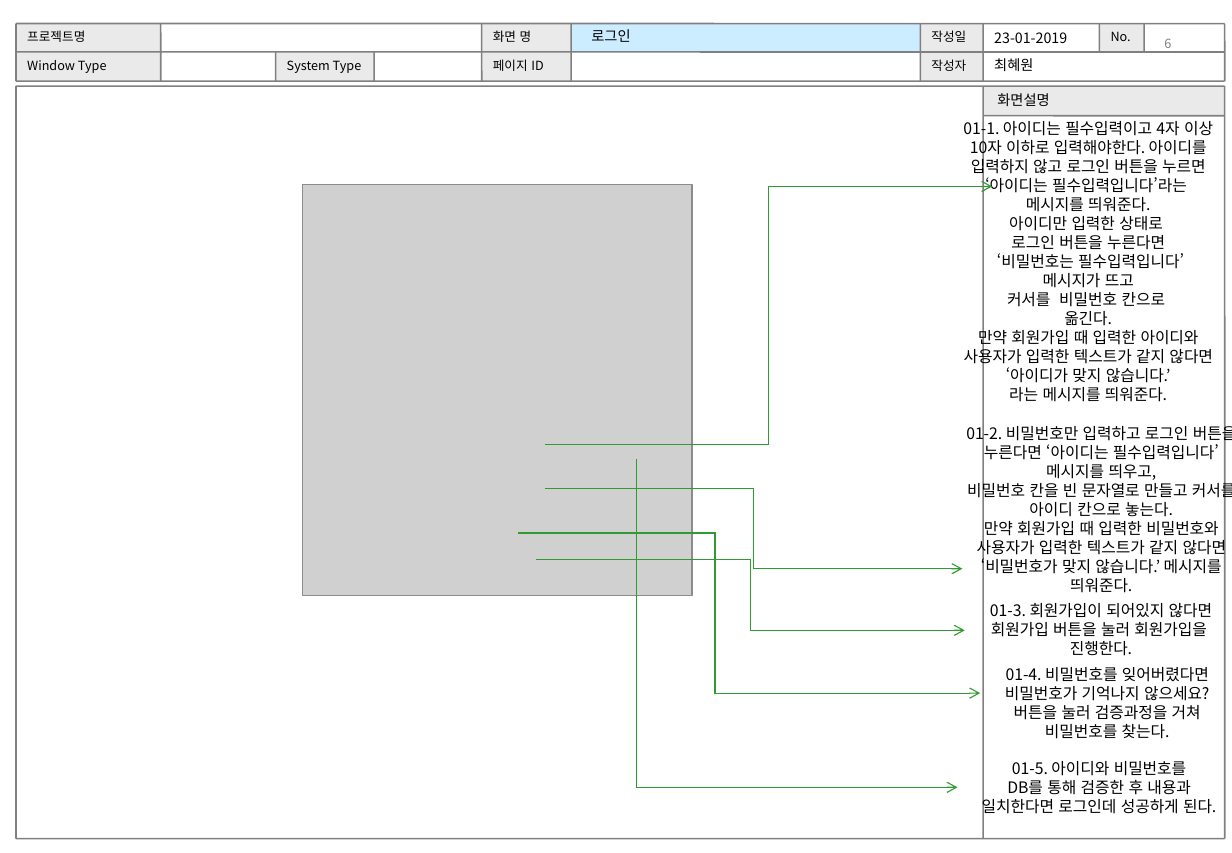
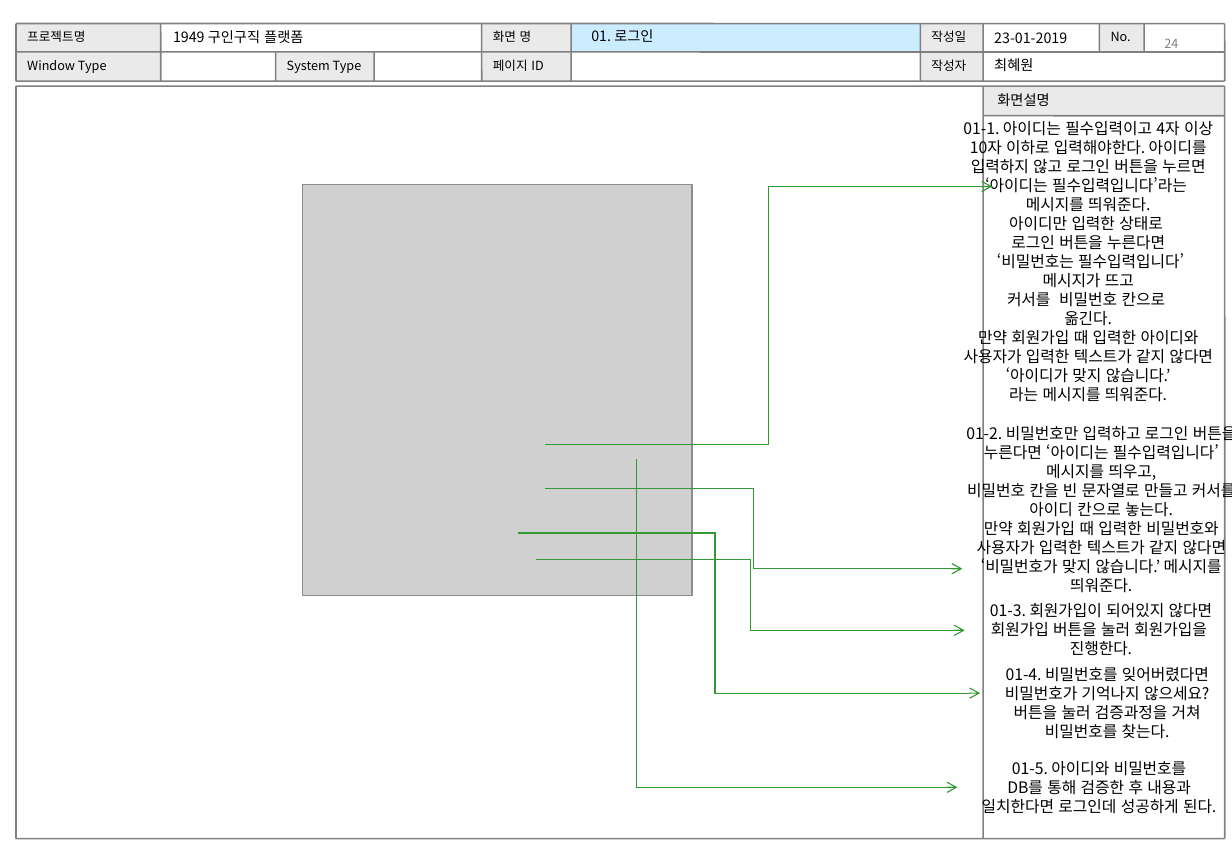
Before and after one commit to WABA82/1949, a slide deck: slide 24 of 02.설계/공선의_UI 설계서_.ppt (slide 6 before the commit). Drawn at 1232x853 pixels with LibreOffice and Linux fonts; fonts in the diff are those of the drawing; grey boxes stand for pictures. Boxes give left, top, right and bottom in pixels: in the first picture for what was removed or moved away, otherwise in the second. Text is boxed around its words. In the diff, an @@ line names an element or a change of style, - is before the commit and + after.

```diff
--- a/02.설계/공선의_UI 설계서_.ppt
+++ b/02.설계/공선의_UI 설계서_.ppt
@@ text at <box>591,29,653,42</box>: text changed @@
-로그인
+01. 로그인
@@ text added at <box>173,30,303,43</box>, 9 pt, text #000000 @@
+1949 구인구직 플랫폼
@@ page number at <box>1164,38,1178,52</box>: text changed @@
-6
+24
```
Also in this commit, not shown: 6 other slides changed, 15 slides added, 1 slide removed, 1 other file.
